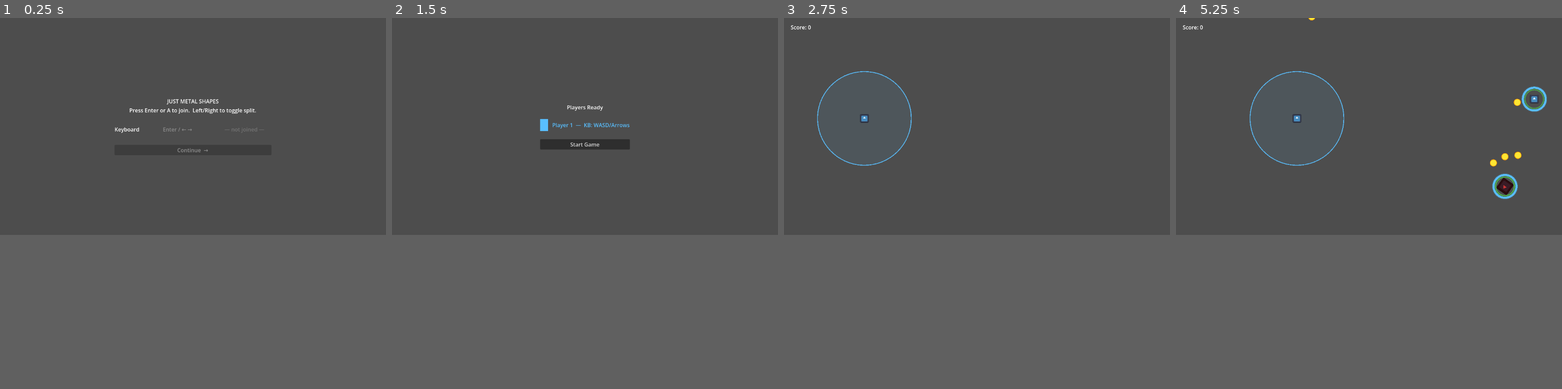
Above: before the commit, frames 1-4 (left to right).
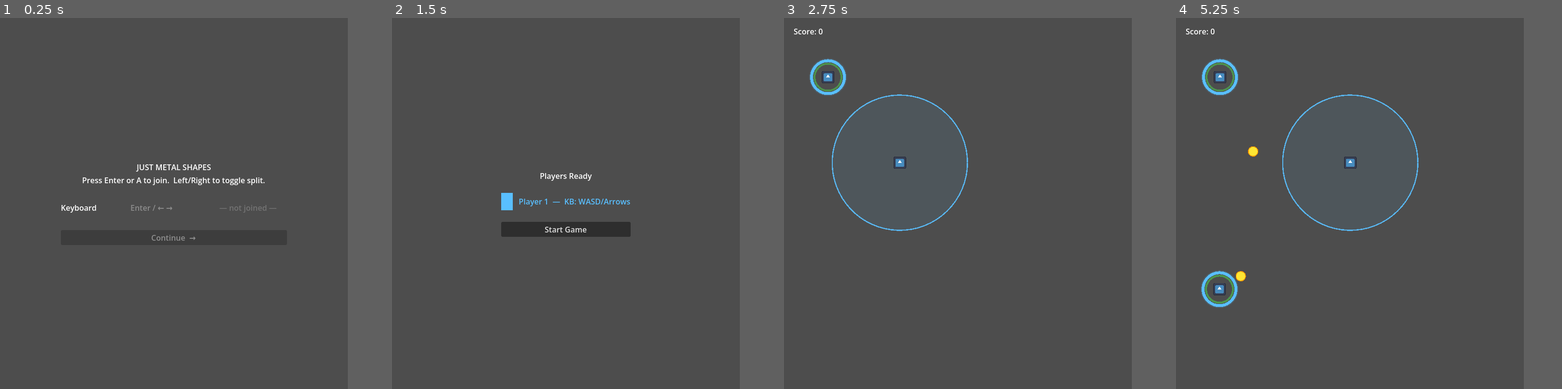
Above: after the commit, the same moments.

Repository: AgustinRamiroDiaz/just-metal-shapes
Game: Godot game, scene res://scenes/main_menu.tscn
Same seed, same stepped clock (60 frames per second), same inputs: the game is played once before the commit and once after it. The engine's default icon, where the game draws it, is replaced by a stand-in: a white triangle on a blue panel in a dark square.
Inputs:
- Up to frame 1 (0.25 s): no input
- Up to frame 2 (1.5 s): tap Enter at 0.5 s; hold D (p1_right) 0.53-1.25 s; tap K (p2_down) at 0.6 s; click "Continue →" at 1.25 s
- Up to frame 3 (2.75 s): click "Start Game" at 2 s
- Up to frame 4 (5.25 s): hold S (p1_down) 2.78-3.53 s; tap one key every 0.75 s from 2.85 s: J (p2_left) L (p2_right) I (p2_up) Enter; hold D (p1_right) 3.53-4.28 s; hold W (p1_up) 4.28-5.03 s; hold A (p1_left) from 5.03 s (still down)
The window is 799x449 before the commit and 720x768 after it. Grey fills any space a smaller window leaves; there, only what the larger window draws over its background counts as a difference.

The runs differ from the first frame. In frame 1, 1.1% of the frame differs, in the area x 15-72%, y 21-61%; in frame 2, 2.6%, in the area x 28-62%, y 23-59%; in frame 3, 1.2%; in frame 4, 2.5%.

Commit message:
refactor

Diff:
--- a/project.godot
+++ b/project.godot
@@ -70,6 +70,13 @@
 
 3d/physics_engine="Jolt Physics"
 
+[display]
+
+window/size/viewport_width=720
+window/size/viewport_height=768
+window/stretch/mode="canvas_items"
+window/stretch/aspect="expand"
+
 [rendering]
 
 rendering_device/driver.windows="d3d12"
--- a/scripts/game_manager.gd
+++ b/scripts/game_manager.gd
@@ -1,11 +1,20 @@
 class_name GameManager
 extends Node2D
 
+enum SpawnType { INSIDE, OUTSIDE }
+
+class EnemyConfig:
+	var scene: PackedScene
+	var spawn_type: SpawnType
+
+	func _init(p_scene: PackedScene, p_spawn_type: SpawnType) -> void:
+		scene = p_scene
+		spawn_type = p_spawn_type
+
 @export var player_scene: PackedScene
 @export var base_spawn_interval: float = 2.0
-@export var spawn_circle_radius: float = 500.0
 
-var enemy_scenes: Array[PackedScene] = []
+var enemy_configs: Array[EnemyConfig] = []
 var spawn_timers: Array[float] = []
 var spawn_intervals: Array[float] = []
 var score: int = 0
@@ -20,13 +29,13 @@
 func _ready() -> void:
 	viewport_rect = get_viewport().get_visible_rect()
 	player_scene = load("res://scenes/player.tscn")
-	enemy_scenes = [
-		load("res://scenes/enemy.tscn"),
-		load("res://scenes/shotgun_enemy.tscn"),
-		load("res://scenes/turret_enemy.tscn")
+	enemy_configs = [
+		EnemyConfig.new(load("res://scenes/enemy.tscn"), SpawnType.INSIDE),
+		EnemyConfig.new(load("res://scenes/shotgun_enemy.tscn"), SpawnType.OUTSIDE),
+		EnemyConfig.new(load("res://scenes/turret_enemy.tscn"), SpawnType.INSIDE),
 	]
 
-	for i in enemy_scenes.size():
+	for i in enemy_configs.size():
 		spawn_timers.append(randf_range(0.0, base_spawn_interval))
 		spawn_intervals.append(base_spawn_interval * (1.0 + i * 0.5))
 
@@ -44,15 +53,16 @@
 
 
 func _spawn_players() -> void:
+	var r := viewport_rect
 	var spawn_positions := [
-		Vector2(240, 300),
-		Vector2(240, 470),
-		Vector2(480, 300),
-		Vector2(480, 470),
-		Vector2(360, 200),
-		Vector2(360, 540),
-		Vector2(120, 385),
-		Vector2(600, 385),
+		r.position + r.size * Vector2(0.333, 0.390),
+		r.position + r.size * Vector2(0.333, 0.612),
+		r.position + r.size * Vector2(0.667, 0.390),
+		r.position + r.size * Vector2(0.667, 0.612),
+		r.position + r.size * Vector2(0.500, 0.260),
+		r.position + r.size * Vector2(0.500, 0.703),
+		r.position + r.size * Vector2(0.167, 0.502),
+		r.position + r.size * Vector2(0.833, 0.502),
 	]
 	for i in GameConfig.players.size():
 		var cfg: Variant = GameConfig.players[i]
@@ -81,22 +91,16 @@
 
 
 func _handle_spawning(delta: float) -> void:
-	for i in enemy_scenes.size():
+	for i in enemy_configs.size():
 		spawn_timers[i] += delta
 		if spawn_timers[i] >= spawn_intervals[i]:
 			spawn_timers[i] = 0.0
-			_spawn_enemy(i)
+			_spawn_enemy(enemy_configs[i])
 
 
-func _spawn_enemy(index: int) -> void:
-	var enemy: StaticBody2D = enemy_scenes[index].instantiate()
-	var spawn_pos: Vector2
-
-	if index == 2:
-		spawn_pos = _get_spawn_inside_viewport()
-	else:
-		spawn_pos = _get_spawn_on_circle()
-
+func _spawn_enemy(cfg: EnemyConfig) -> void:
+	var enemy: StaticBody2D = cfg.scene.instantiate()
+	var spawn_pos := _get_spawn_inside_viewport() if cfg.spawn_type == SpawnType.INSIDE else _get_spawn_on_circle()
 	enemy.global_position = spawn_pos
 	add_child(enemy)
 	enemy.died.connect(_on_enemy_died)
@@ -105,7 +109,8 @@
 func _get_spawn_on_circle() -> Vector2:
 	var center := viewport_rect.get_center()
 	var angle := randf() * TAU
-	return center + Vector2(cos(angle), sin(angle)) * spawn_circle_radius
+	var radius := viewport_rect.size.length() / 2.0 + 50.0
+	return center + Vector2(cos(angle), sin(angle)) * radius
 
 
 func _get_spawn_inside_viewport() -> Vector2:
